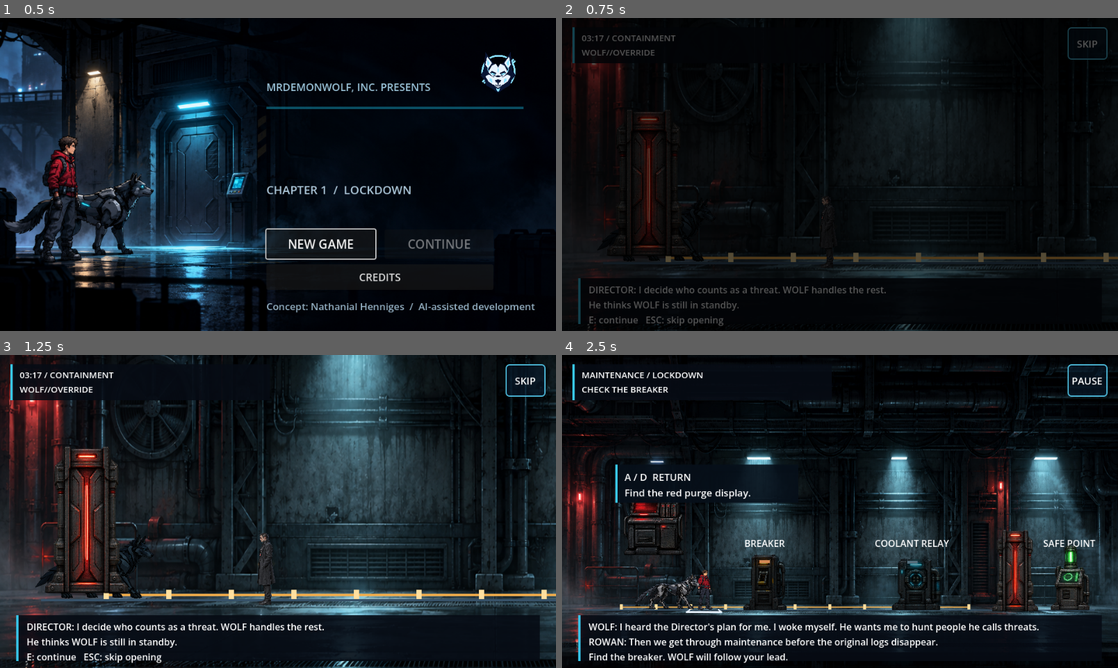
Above: before the commit, frames 1-4 (two rows, left to right).
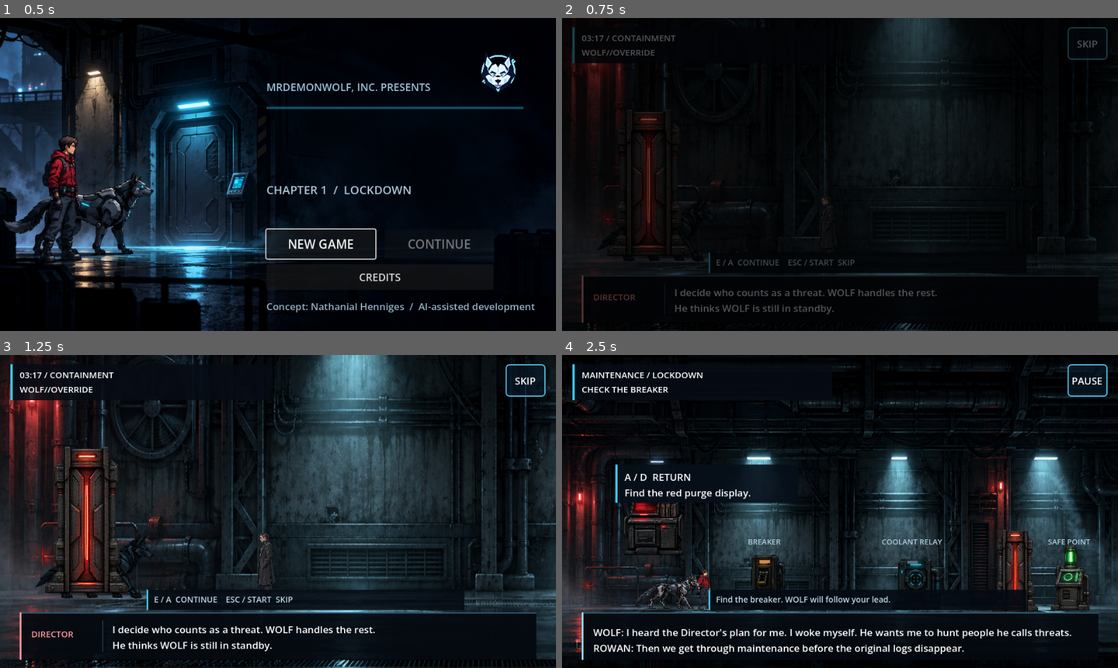
Above: after the commit, the same moments.

Repository: MrDemonWolf/wolf-override
Game: Godot game, scene res://scenes/main.tscn
Same seed, same stepped clock (60 frames per second), same inputs: the game is played once before the commit and once after it.
Inputs (mouse positions are in pixels of both pictures, inside the frame that each line leads up to):
- Up to frame 1 (0.5 s): no input
- Up to frame 2 (0.75 s): click "NEW GAME" at 0.5 s
- Up to frame 3 (1.25 s): no input
- Up to frame 4 (2.5 s): click "SKIP" at 1.25 s; move the mouse to (962, 495) at 2.02 s; hold D (move_right) from 2.03 s (still down); tap 1 (choice_1) at 2.1 s; click (962, 495) at 2.17 s; tap 2 (choice_2) at 2.3 s

Frame 1 is identical in both runs. In frame 2, 4.0% of the frame differs, in the area x 2-100%, y 74-99%; in frame 3, 6.8%; in frame 4, 7.4%, in the area x 2-98%, y 58-99%.

Commit message:
Polish corridor dialogue and scene overlays

Diff:
--- a/apps/game/scenes/main.tscn
+++ b/apps/game/scenes/main.tscn
@@ -181,6 +181,8 @@
 offset_right = 396.0
 offset_bottom = 336.0
 horizontal_alignment = 1
+theme_override_colors/font_color = Color(0.69, 0.82, 0.87, 1)
+theme_override_font_sizes/font_size = 13
 text = "BREAKER"
 
 [node name="RelayLabel" type="Label" parent="."]
@@ -189,6 +191,8 @@
 offset_right = 675.0
 offset_bottom = 336.0
 horizontal_alignment = 1
+theme_override_colors/font_color = Color(0.69, 0.82, 0.87, 1)
+theme_override_font_sizes/font_size = 13
 text = "COOLANT RELAY"
 
 [node name="CheckpointLabel" type="Label" parent="."]
@@ -197,6 +201,8 @@
 offset_right = 932.0
 offset_bottom = 336.0
 horizontal_alignment = 1
+theme_override_colors/font_color = Color(0.69, 0.82, 0.87, 1)
+theme_override_font_sizes/font_size = 13
 text = "SAFE POINT"
 
 [node name="CanvasLayer" type="CanvasLayer" parent="."]
@@ -230,26 +236,74 @@
 autowrap_mode = 3
 
 [node name="BottomBar" type="ColorRect" parent="CanvasLayer"]
-offset_left = 28.0
-offset_top = 449.0
-offset_right = 932.0
-offset_bottom = 528.0
-mouse_filter = 2
-color = Color(0.025, 0.045, 0.08, 0.90)
+offset_left = 34.0
+offset_top = 444.0
+offset_right = 926.0
+offset_bottom = 526.0
+mouse_filter = 2
+color = Color(0.018, 0.035, 0.061, 0.94)
 
 [node name="Accent" type="ColorRect" parent="CanvasLayer/BottomBar"]
-offset_right = 4.0
-offset_bottom = 79.0
+offset_right = 3.0
+offset_bottom = 82.0
 mouse_filter = 2
 color = Color(0.22, 0.78, 0.92, 1)
 
+[node name="TopRule" type="ColorRect" parent="CanvasLayer/BottomBar"]
+offset_left = 3.0
+offset_right = 892.0
+offset_bottom = 2.0
+mouse_filter = 2
+color = Color(0.24, 0.5, 0.62, 0.7)
+
+[node name="Speaker" type="Label" parent="CanvasLayer/BottomBar"]
+offset_left = 20.0
+offset_top = 13.0
+offset_right = 140.0
+offset_bottom = 62.0
+theme_override_font_sizes/font_size = 15
+vertical_alignment = 1
+
+[node name="SpeakerRule" type="ColorRect" parent="CanvasLayer/BottomBar"]
+offset_left = 143.0
+offset_top = 14.0
+offset_right = 144.0
+offset_bottom = 68.0
+mouse_filter = 2
+color = Color(0.52, 0.72, 0.81, 0.43)
+
 [node name="Story" type="Label" parent="CanvasLayer/BottomBar"]
-offset_left = 18.0
-offset_top = 8.0
-offset_right = 888.0
-offset_bottom = 73.0
-theme_override_font_sizes/font_size = 16
+offset_left = 160.0
+offset_top = 9.0
+offset_right = 875.0
+offset_bottom = 76.0
+theme_override_font_sizes/font_size = 17
 autowrap_mode = 3
+vertical_alignment = 1
+
+[node name="ContextHint" type="ColorRect" parent="CanvasLayer"]
+offset_left = 253.0
+offset_top = 405.0
+offset_right = 802.0
+offset_bottom = 440.0
+mouse_filter = 2
+color = Color(0.018, 0.041, 0.073, 0.9)
+
+[node name="Accent" type="ColorRect" parent="CanvasLayer/ContextHint"]
+offset_right = 3.0
+offset_bottom = 35.0
+mouse_filter = 2
+color = Color(0.24, 0.77, 0.9, 1)
+
+[node name="Text" type="Label" parent="CanvasLayer/ContextHint"]
+offset_left = 13.0
+offset_top = 3.0
+offset_right = 539.0
+offset_bottom = 32.0
+theme_override_colors/font_color = Color(0.76, 0.86, 0.91, 1)
+theme_override_font_sizes/font_size = 14
+autowrap_mode = 3
+vertical_alignment = 1
 
 [node name="TutorialPrompt" type="ColorRect" parent="CanvasLayer"]
 visible = false
@@ -316,20 +370,20 @@
 
 [node name="Choice1" type="Button" parent="CanvasLayer/TouchControls"]
 visible = false
-offset_left = 472.0
-offset_top = 345.0
-offset_right = 690.0
-offset_bottom = 435.0
-theme_override_font_sizes/font_size = 18
+offset_left = 42.0
+offset_top = 355.0
+offset_right = 470.0
+offset_bottom = 431.0
+theme_override_font_sizes/font_size = 17
 text = "1  WOLF"
 
 [node name="Choice2" type="Button" parent="CanvasLayer/TouchControls"]
 visible = false
-offset_left = 700.0
-offset_top = 345.0
-offset_right = 928.0
-offset_bottom = 435.0
-theme_override_font_sizes/font_size = 18
+offset_left = 490.0
+offset_top = 355.0
+offset_right = 918.0
+offset_bottom = 431.0
+theme_override_font_sizes/font_size = 17
 text = "2  MANUAL"
 
 [node name="TitleScreen" type="ColorRect" parent="CanvasLayer"]
--- a/apps/game/scripts/m0_actor.gd
+++ b/apps/game/scripts/m0_actor.gd
@@ -39,6 +39,4 @@
 func _draw() -> void:
 	if controlled:
 		var ground_y: float = 22.0 if actor_id == &"wolf" else 34.0
-		draw_line(Vector2(-31, ground_y), Vector2(31, ground_y), Color("#eaf4ff"), 3.0)
-		draw_line(Vector2(-31, ground_y), Vector2(-24, ground_y - 5), Color("#eaf4ff"), 2.0)
-		draw_line(Vector2(31, ground_y), Vector2(24, ground_y - 5), Color("#eaf4ff"), 2.0)
+		draw_line(Vector2(-20, ground_y), Vector2(20, ground_y), Color("#8be3ff80"), 2.0)
--- a/apps/game/scripts/main.gd
+++ b/apps/game/scripts/main.gd
@@ -19,7 +19,12 @@
 @onready var door_visual: ColorRect = $Door/Visual
 @onready var top_card: ColorRect = $CanvasLayer/TopBar
 @onready var hud: Label = $CanvasLayer/TopBar/HUD
+@onready var dialogue_accent: ColorRect = $CanvasLayer/BottomBar/Accent
+@onready var speaker: Label = $CanvasLayer/BottomBar/Speaker
+@onready var speaker_rule: ColorRect = $CanvasLayer/BottomBar/SpeakerRule
 @onready var story: Label = $CanvasLayer/BottomBar/Story
+@onready var context_hint: ColorRect = $CanvasLayer/ContextHint
+@onready var context_hint_text: Label = $CanvasLayer/ContextHint/Text
 @onready var tutorial_prompt: ColorRect = $CanvasLayer/TutorialPrompt
 @onready var tutorial_text: Label = $CanvasLayer/TutorialPrompt/Text
 @onready var pause_button: Button = $CanvasLayer/PauseButton
@@ -115,10 +120,6 @@
 func _draw() -> void:
 	draw_rect(Rect2(0, 0, 960, 540), Color("#091533"))
 	draw_texture_rect(CORRIDOR_BACKGROUND, Rect2(0, 0, 960, 680), false)
-	draw_line(Vector2(40, 440), Vector2(920, 440), Color("#375269"), 2.0)
-	draw_line(Vector2(100, 435), Vector2(700, 435), Color("#f3ae4b"), 2.0)
-	for x in range(100, 701, 60):
-		draw_rect(Rect2(x, 430, 5, 9), Color("#ffe0a0"))
 	if state.door_open:
 		draw_line(Vector2(801, 434), Vector2(844, 434), Color("#70d9a7"), 4.0)
 
@@ -509,7 +510,7 @@
 	elif absf(x - 876.0) <= 52.0:
 		_interact_checkpoint()
 	else:
-		status_line = "No station in reach. Follow the lit floor toward the breaker, relay or safe point."
+		status_line = "No station in reach. Follow the labeled breaker, relay or safe point."
 
 
 func _interact_breaker() -> void:
@@ -756,17 +757,17 @@
 func _refresh_ui() -> void:
 	pause_button.visible = not title_open and not chapter_close_active and not pause_overlay.visible
 	pause_button.text = "SKIP" if intro_active else "PAUSE"
-	touch_controls.visible = touch_enabled and not title_open and not pause_overlay.visible
+	touch_controls.visible = (touch_enabled or waiting_for_choice) and not title_open and not pause_overlay.visible
 	var touch_move: bool = not intro_active and not chapter_close_active and not waiting_for_choice
-	touch_left.visible = touch_move
-	touch_right.visible = touch_move
-	touch_use.visible = not waiting_for_choice
+	touch_left.visible = touch_enabled and touch_move
+	touch_right.visible = touch_enabled and touch_move
+	touch_use.visible = touch_enabled and not waiting_for_choice
 	touch_use.text = "CONTINUE" if intro_active or chapter_close_active else "USE"
 	touch_choice_1.visible = waiting_for_choice
 	touch_choice_2.visible = waiting_for_choice
 	if waiting_for_choice:
-		touch_choice_1.text = "1  WOLF READOUT" if choice_context == "mirror" else "1  TELL WOLF"
-		touch_choice_2.text = "2  MANUAL PORT" if choice_context == "mirror" else "2  PRESS WOLF"
+		touch_choice_1.text = "1  USE WOLF'S READOUT" if choice_context == "mirror" else "1  %s" % M0State.CHOICE_TEXT[M0State.DISCLOSE]
+		touch_choice_2.text = "2  USE MANUAL PORT" if choice_context == "mirror" else "2  %s" % M0State.CHOICE_TEXT[M0State.PRESS]
 	tutorial_prompt.visible = not title_open and not intro_active and state.chapter_id == "lockdown" and tutorial_step < 2
 	if tutorial_prompt.visible:
 		if tutorial_step == 0:
@@ -783,13 +784,13 @@
 		if last_top_card_key != "intro":
 			last_top_card_key = "intro"
 			_show_top_card("03:17 / CONTAINMENT\nWOLF//OVERRIDE", 2.6)
-		story.text = status_line + ("\nTAP CONTINUE  /  SKIP" if touch_enabled else "\nE: continue   ESC: skip opening")
+		_set_dialogue(status_line, "TAP CONTINUE  /  SKIP" if touch_enabled else "E / A  CONTINUE    ESC / START  SKIP")
 		return
 	if chapter_close_active:
 		if last_top_card_key != "chapter_close":
 			last_top_card_key = "chapter_close"
 			_show_top_card("RECORDS ACCESS\nFIRST COPY SECURED", 3.4)
-		story.text = status_line
+		_set_dialogue(status_line, "TAP CONTINUE" if touch_enabled else "E / A  CONTINUE")
 		return
 	breaker_art.modulate = Color.WHITE if state.breaker_armed else Color("#879ba5")
 	breaker_status_light.color = Color("#8be3ff") if state.breaker_armed else Color("#d48954")
@@ -802,7 +803,33 @@
 		last_top_card_key = card_key
 		var location: String = "RECORDS ACCESS / FIRST COPY" if state.chapter_id == "records" else "MAINTENANCE / LOCKDOWN"
 		_show_top_card("%s\n%s" % [location, _objective()], 3.4)
-	story.text = status_line if waiting_for_choice else status_line + "\n" + (_context_hint().replace("E:", "USE:") if touch_enabled else _context_hint())
+	_set_dialogue(status_line, "" if waiting_for_choice else (_context_hint().replace("E:", "USE:") if touch_enabled else _context_hint()))
+
+
+func _set_dialogue(message: String, hint: String) -> void:
+	var display_message: String = message.get_slice("\n1  ", 0) if waiting_for_choice else message
+	var colon: int = display_message.find(":")
+	var first_line: String = display_message.get_slice("\n", 0)
+	var name: String = display_message.substr(0, colon) if colon > 0 and colon < first_line.length() else ""
+	var human_name: String = state.human_name().get_slice(" ", 0).to_upper()
+	var second_line: String = display_message.get_slice("\n", 1) if display_message.contains("\n") else ""
+	var second_name: String = second_line.get_slice(":", 0)
+	var named_speakers: Array[String] = ["WOLF", "DIRECTOR", "DIRECTOR / PURGE", human_name]
+	if name in named_speakers and not (second_name in named_speakers):
+		speaker.text = name
+		story.text = display_message.substr(colon + 1).strip_edges()
+	else:
+		speaker.text = ""
+		story.text = display_message
+	var has_speaker: bool = not speaker.text.is_empty()
+	speaker.visible = has_speaker
+	speaker_rule.visible = has_speaker
+	story.offset_left = 160.0 if has_speaker else 20.0
+	var tint: Color = Color("#8be3ff") if name == "WOLF" else (Color("#ff9a9f") if name.begins_with("DIRECTOR") else (Color("#f4d5ae") if name == human_name else Color("#9fc3d2")))
+	dialogue_accent.color = tint
+	speaker.add_theme_color_override("font_color", tint)
+	context_hint.visible = not hint.is_empty()
+	context_hint_text.text = hint
 
 
 func _show_top_card(message: String, hold_seconds: float) -> void:
@@ -828,7 +855,7 @@
 			return "E: examine the mirror port." if state.purge_trace_preserved else "Copy the purge order first."
 		if absf(x - 830.0) <= 58.0:
 			return "E: secure the first copy." if state.mirror_trace_preserved else "Preserve both traces before leaving."
-		return "Follow the lit floor line to the next station."
+		return "Follow the station lights: purge queue, mirror port, then exit."
 	if state.checkpoint_reached:
 		return "E: enter records access. The Director's purge is still running."
 	if state.door_open:
--- a/apps/game/scripts/records_room.gd
+++ b/apps/game/scripts/records_room.gd
@@ -40,7 +40,7 @@
 	label.position = Vector2(center_x - 90.0, label_y)
 	label.size = Vector2(180.0, 30.0)
 	label.horizontal_alignment = HORIZONTAL_ALIGNMENT_CENTER
-	label.add_theme_font_size_override("font_size", 17)
+	label.add_theme_font_size_override("font_size", 13)
 	label.add_theme_color_override("font_color", tint)
 	add_child(label)
 	return label
@@ -57,7 +57,6 @@
 func _draw() -> void:
 	draw_rect(Rect2(0, 0, 960, 540), Color("#071221"))
 	draw_texture_rect(RECORDS_BACKGROUND, Rect2(0, 0, 960, 680), false)
-	draw_line(Vector2(40, 440), Vector2(920, 440), Color("#405b6d"), 2.0)
 
 	_draw_exit()
 	_draw_machine_lights()
--- a/apps/game/tests/m0_scene_test.gd
+++ b/apps/game/tests/m0_scene_test.gd
@@ -29,6 +29,11 @@
 	var credits_pause_button: Button = game.get_node("CanvasLayer/TitleScreen/CreditsScreen/CreditsPauseButton") as Button
 	var hud: Label = game.get_node("CanvasLayer/TopBar/HUD") as Label
 	var top_card: ColorRect = game.get_node("CanvasLayer/TopBar") as ColorRect
+	var speaker: Label = game.get_node("CanvasLayer/BottomBar/Speaker") as Label
+	var story: Label = game.get_node("CanvasLayer/BottomBar/Story") as Label
+	var context_hint: ColorRect = game.get_node("CanvasLayer/ContextHint") as ColorRect
+	var choice_1_button: Button = game.get_node("CanvasLayer/TouchControls/Choice1") as Button
+	var choice_2_button: Button = game.get_node("CanvasLayer/TouchControls/Choice2") as Button
 	var tutorial_prompt: ColorRect = game.get_node("CanvasLayer/TutorialPrompt") as ColorRect
 	var tutorial_text: Label = game.get_node("CanvasLayer/TutorialPrompt/Text") as Label
 	var human: M0Actor = game.get_node("Human") as M0Actor
@@ -89,6 +94,7 @@
 	_expect(human.controlled and not wolf.controlled and not InputMap.has_action(&"switch_actor"), "only the engineer has movement controls")
 	_expect(game.call("_objective") == "CHECK THE BREAKER", "opening points to the first corridor objective")
 	_expect(top_card.visible and hud.text.contains("CHECK THE BREAKER"), "new gameplay objective appears as a short card")
+	_expect(speaker.text.is_empty() and story.text.begins_with("WOLF:") and story.text.contains("\n%s:" % state.human_name().get_slice(" ", 0).to_upper()), "two speakers keep their own names in the opening exchange")
 	await create_timer(3.9).timeout
 	game.call("_refresh_ui")
 	_expect(not top_card.visible, "gameplay objective card fades without returning each frame")
@@ -115,6 +121,9 @@
 	await _tap(&"interact")
 	if not _require(game.get("waiting_for_choice"), "breaker opens authored disagreement"):
 		return
+	_expect(speaker.text == "WOLF" and story.text.contains("coolant fault") and not story.text.contains("\n1  "), "dialogue identifies WOLF and keeps response text out of the question")
+	_expect(not context_hint.visible and choice_1_button.visible and choice_2_button.visible, "disagreement offers visible choices without a competing interaction hint")
+	_expect(choice_1_button.text.contains(State.CHOICE_TEXT[State.DISCLOSE]) and choice_2_button.text.contains(State.CHOICE_TEXT[State.PRESS]), "choice buttons show the complete response text")
 	await _tap(&"choice_1")
 	if not _require(state.memory.get("choice_id") == State.DISCLOSE, "first dialogue key records disclosed risk"):
 		return
